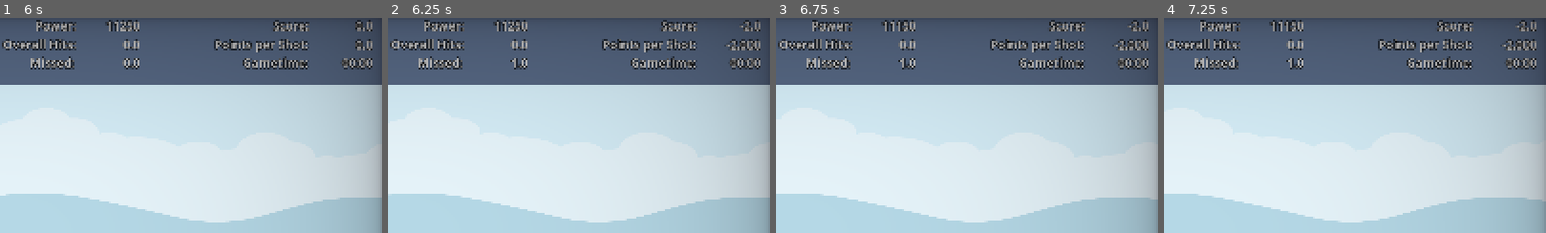
Above: before the commit, frames 1-4 (left to right).
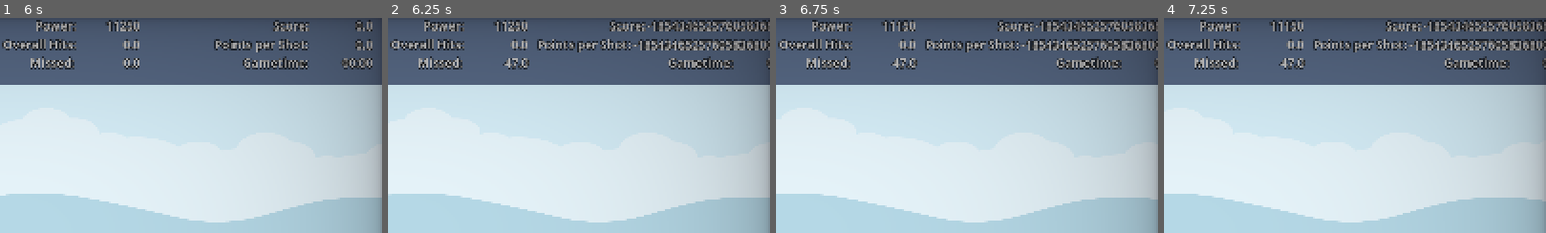
Above: after the commit, the same moments.

Repository: Coding-4Fun/Just4Fun_Mini_Shootergame
Game: Godot game, scene res://UI/MainMenuUI/MainMenuUI.tscn
Same seed, same stepped clock (60 frames per second), same inputs: the game is played once before the commit and once after it.
Inputs (mouse positions are % of the whole screen's width and height, from its top left):
- Up to frame 1 (6 s): click "Play" at 0.5 s; click "Max Play Time" at 1.25 s; click "Max Play Time" at 2 s; click "Start Game" at 2.75 s; move the mouse to (72, 45) at 3.52 s; hold Right (ui_right) 3.53-4.28 s; tap one key every 0.75 s from 3.6 s: Mouse wheel down (cannon_power_minus) Mouse wheel up (cannon_power_plus) Space (cannon_shoot) Ctrl; move the mouse to (30, 55) at 4.27 s; hold Down (ui_down) 4.28-5.03 s; move the mouse to (60, 28) at 5.02 s; hold Right (ui_right) 5.03-5.78 s; move the mouse to (45, 70) at 5.77 s; hold Up (ui_up) from 5.78 s (still down)
- Up to frame 2 (6.25 s): keep holding Up (ui_up)
- Up to frame 3 (6.75 s): move the mouse to (80, 65) at 6.52 s; release Up (ui_up) at 6.53 s; hold Left (ui_left) from 6.53 s (still down); tap Mouse wheel down (cannon_power_minus) at 6.6 s
- Up to frame 4 (7.25 s): keep holding Left (ui_left)
The pictures show only the part of the screen within x 50-100%, y 0-50%; the shares and areas given below are measured in that part.

Frame 1 is identical in both runs. In frame 2, 5.4% of the frame differs, in the area x 30-100%, y 0-24%; in frame 3, 5.4%; in frame 4, 5.4%.
Error in both runs: Attempt to call function 'get_as_text' in base 'null instance' on a null instance. (res://Globals/GameConfig/config.gd:82)

Commit message:
Add: Getter & Setter for global _score and _shots counter

Diff:
--- a/Globals/GameStateManager/GameStateManager.gd
+++ b/Globals/GameStateManager/GameStateManager.gd
@@ -1,8 +1,15 @@
 extends Node
 
-@export var _score:int = 0
+@export var _score:int = 0:
+	set(new_value):
+		if _score != new_value:
+			_score = new_value
+			SignalBus.UIScoreChange.emit(_score)
 @export var _hits:int = 0
-@export var _shots:int = 0
+@export var _shots:int = 0:
+	set(new_value):
+		if _shots != new_value:
+			_shots = new_value
 
 var gameWin:int = -1
 var pm:Node
@@ -41,7 +48,7 @@
 
 
 func _on_GameStateChange(newscore, newhits, newshots) -> void:
-	_score = newscore
+	_score += newscore
 	_shots = newshots
 	_hits = newhits
 	_check_GameWinCondition()
@@ -92,3 +99,9 @@
 			pm = Preloads.PauseMenu.instantiate()
 			get_tree().get_current_scene().add_child(pm)
 			get_tree().paused = !get_tree().paused
+
+func GetScore() -> int:
+	return _score
+
+func GetShots() -> int:
+	return _shots
